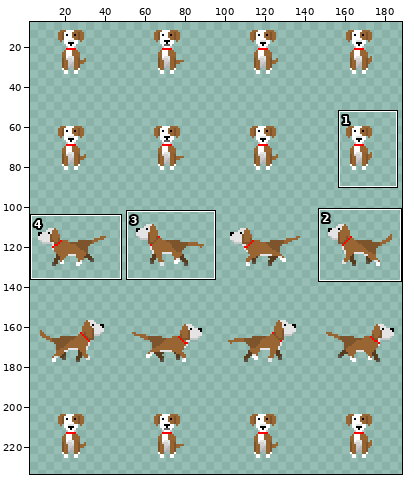
Sprite sheet: res/img/dog.png. Above, an overview of the earlier version with the close-up marked.
Close-up. Before:
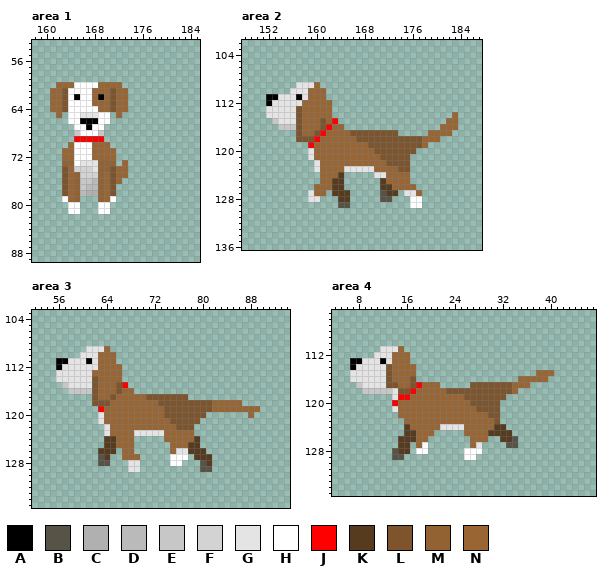
The file is 192x240 pixels. Colours within 5 levels of each other are drawn and written as one. Shown: area 1: x 158..185, y 53..89; area 2: x 148..187, y 102..136; area 3: x 52..94, y 103..135; area 4: x 4..47, y 105..135. The wide view leaves out empty margins. The commit also changed other parts of the picture, which this record leaves out.
Palette (. is transparent): A #000000  B #575447  C #b0b0b0  D #bababa  E #c7c7c7  F #d3d3d3  G #e4e4e4  H #ffffff  J #ff0000  K #573b1e  L #7d542b  M #926232  N #996633
Pixels before, area 1, first column x 161:
60 .NNNHHHHNNNN.
61 NNLHHHHNNNLNN
62 NNLHAHHNANLNN
63 NNLHHHHNNNLNN
64 NNLHHHHHNNLNN
65 .N.HHGGGHH.N.
66 ...HHAAAHH...
67 ....HHAHH....
68 ....EHHHE....
69 ....JJJJJ....
70 ...NHHHNNN...
71 ..NNHHHNNNN..
72 ..NNHHHNNNN..
73 ..MMHGGGMMM.N
74 ..LNFFFGMMLNN
75 ..LNMFFFMNLNN
76 ..LNMEEDMNLN.
77 ..LNMEDDMNL..
78 ..LNMDCCMNL..
79 ..HNM...MNH..
80 ...HH...HH...
81 ...HH...HH...
Pixels before, area 2, first column x 152:
109 .....GGGN.......................
110 ....GGGNNN......................
111 AAGGGAGNNN......................
112 AGGGGGNNNNN.....................
113 GGGGGLNNNNN.....................
114 GGGGGLNNNNN....................N
115 .EGGGLNNNLNJ..................NN
116 ..EEELNNNLJNN................NNN
117 .....LNNLJNNNNLLLLLLLL.....NNNN.
118 .....LLLJNNNNNNLLLLLLLLLLLNNN...
119 .......JNNNNNNNNNLLLLLLLLLN.....
120 .......GNNNNNNNNNNLLLLLLL.......
121 .......GNNNNNNNNNNNLLLLL........
122 ........GNNNNNNNNNNNLLLL........
123 ........GNNNNGGGGGNNNNLL........
124 .........NNNK.....GGNNNN........
125 .........NNKK......KNNNN........
126 ........NNNKK......KKNNNN.......
127 .......GNN.KKK.....BKK.GGN......
128 .......GG...KK.....BB...HH......
129 ............BB..........HH......
Pixels before, area 3, first column x 56:
109 .....GGGN.........................
110 ....GGGNNN........................
111 AAGGGAGNNN........................
112 AGGGGGGNNNN.......................
113 GGGGGGNNNNN.......................
114 GGGGGGLNNNN.......................
115 .EGGGGLNNNLJ......................
116 ..EEEELNNNLNN.....................
117 ......LNNLNNNNNLLLLLLL............
118 ......LLLNNNNNNNNLLLLLLLLLNNNNN...
119 .......JNNNNNNNNNNLLLLLLLLNNNNNNNN
120 .......GNNNNNNNNNNLLLLLLL.......N.
121 .......GNNNNNNNNNNNLLLLL..........
122 ........GNNNNNNNNNNNLLL...........
123 ........GNNNNGGGGGNNNNN...........
124 ........KKNNN.....NNNNNK..........
125 ........KKNNN......NNNKK..........
126 .......KKK.NN......NGGKKK.........
127 .......BK..NNN.....HHH.KKK........
128 .......BB...GG.....HH...BK........
129 ............GG..........BB........
Pixels before, area 4, first column x 7:
111 .....GGGN.........................
112 ....GGGNNN........................
113 AAGGGAGNNN........................
114 AGGGGGLNNNN.......................
115 GGGGGGLNNNN....................NNN
116 GGGGGGLNNNL.................NNNNN.
117 .EGGGGLLNNLJNNN.....LLLLLLLNNN....
118 ..EEEEEGLLJNNNNNLLLLLLLLLLLN......
119 .......GJJNNNNNNNNNLLLLLLL........
120 .......JNNNNNNNNNNNNLLLLL.........
121 .......GNNNNNNNNNNNNNLLLL.........
122 ........NNNNNNNNNNNNNNNLL.........
123 .........NNNNNNNNNNNNNNNL.........
124 .........KNNNNNGGGGNNNNNKK........
125 .........KKNNN.....NNNNKKKK.......
126 ........KKKNN.......NNN..KKB......
127 ........KK.NH.......NG....BB......
128 .......BKK.HH......HHH............
129 .......BB..........HH.............
And afterwards:
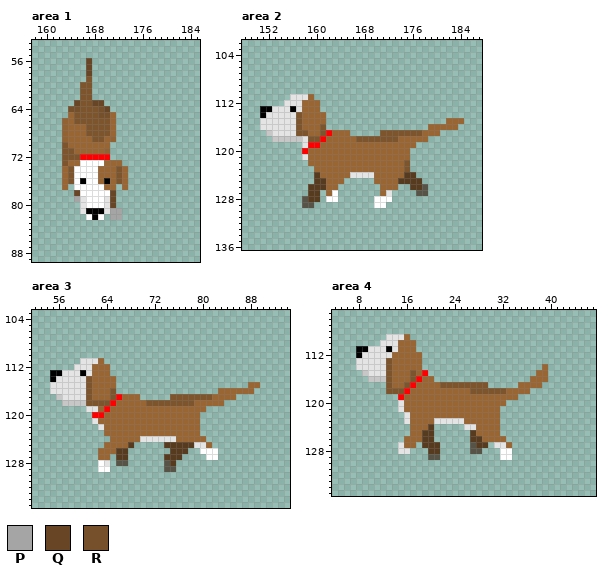
Colours new in this view: P #a5a5a5  Q #684625  R #76502a
From old to new:
Changed rows in their new state; - is an unchanged pixel.
Area 1:
first column x 161:
56 ------Q------
57 ------Q------
58 ------Q------
59 ------L------
60 -....LL.....-
61 .....LL......
62 .....LL......
63 ....QLLQQ....
64 ...RRLLLRQ...
65 -.-NLLLLRRN.-
66 --MNLLLLLLN--
67 --MNNNLLLLN--
68 --MNNNLLLLN--
69 --MNNNNLLNM--
70 --L-NNN------
71 --LLNNN--M.--
72 --LLLJJJJJ.--
73 --LNNHHHHNNN.
74 --NLHHHHNNNL-
75 --NLHHHHN-NL-
76 --NLHAHHNANLN
77 --N.HHHHH-N-N
78 --..QHHHHHQ--
79 --..PGHHHGQ--
80 ---..GHH-GQ--
81 ---..GAAAGPP-
82 ------HAH-PP-
Area 2:
first column x 151:
109 ------....------------------------
110 -----......-----------------------
111 -....-G--..-----------------------
112 -...------..----------------------
113 AA---AG---..----------------------
114 A----------.--------------------.-
115 GGG-------N..--------------------N
116 GGGGGG-----...--------------NN----
117 -EGGGG-L-NLJ---.....---LLLLN--..--
118 --EEEEEG-LJ------------NNNN-..----
119 -------G-J--------NNNNNNNN..------
120 -------JN----------NNNNNN.--------
121 -------GN-----------NNNNN---------
122 --------NN-----------NNN----------
123 ---------N----NNNNN----N----------
124 ---------K---NNGGGGNN---KK--------
125 ---------KK-NN-----NN--KKKK-------
126 --------KKK-N.------NN-..KKB------
127 --------KK.NH..-----NG.-..BB------
128 -------BKK-HH..----HHH---..-------
129 -------BB----..----HH----..-------
Area 3:
first column x 55:
109 ------....-------------------------
110 -----......------------------------
111 -....-G--..------------------------
112 -...---N--..-----------------------
113 AA---A----..-----------------------
114 A-----LN---.-----------------------
115 GGG---LN---..--------------------NN
116 GGGGGGLN--L...--------------NNNNNN-
117 -EGGGGLN---J---.....---LLLLNNNN----
118 --EEEEL---J-----LL------NNN--...---
119 ------GGNJ---------NNNNNNN.........
120 -------JJ----------NNNNNN.-------.-
121 -------GN-----------NNNNN----------
122 --------GN-----------NNNN----------
123 ---------N----NNNNN-----N----------
124 ---------.N---NGGGGGG---NN---------
125 ---------NN--K-----KKKK-GGN--------
126 --------NNNKK.------KKK..HHH-------
127 --------NN-KK..----KKK.-..HH-------
128 --------HG-BB..----BK.---..--------
129 --------HH---..----BB----..--------
Area 4:
first column x 7:
109 ------GGGN------------------------
110 -----GGGNNN-----------------------
111 -AAGG-A--NN-----------------------
112 -AGG------NN----------------------
113 .G---GL---NN----------------------
114 .----------N--------------------N-
115 ..E-------LNJ--------------------.
116 ...EEE-----JNN--------------..----
117 -.....-N-LJN---LLLLL---.....--NN--
118 --....LL-JN-----NNNN------N-NN----
119 -------.-N---------NNNNNNNNN------
120 -------.G-----------NNNNNN--------
121 -------.G------------NNNN---------
122 --------.G-------------NN---------
123 ---------G----GGGGG-----N---------
124 ---------.---K.....GG---N.--------
125 ---------.N-KK-----.K--NN..-------
126 --------.NN-KK------KK-NNN..------
127 --------GNN.KKK-----BKK-GGN.------
128 -------.GG-..KK----.BB---HH-------
129 -------..----BB----..----HH-------
Where, in picture pixels (left, top, right, bottom), the same in both close-ups:
changed: (50, 58, 128, 220)
changed: (260, 82, 464, 208)
changed: (50, 346, 260, 472)
changed: (350, 334, 554, 460)
